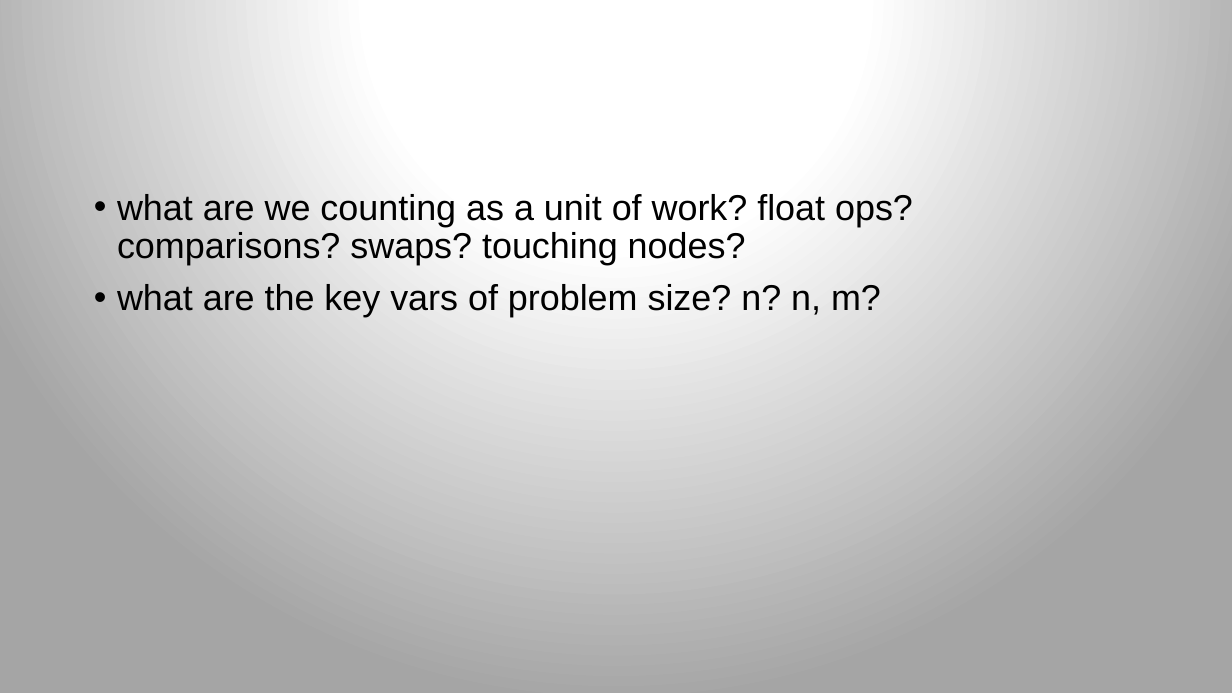
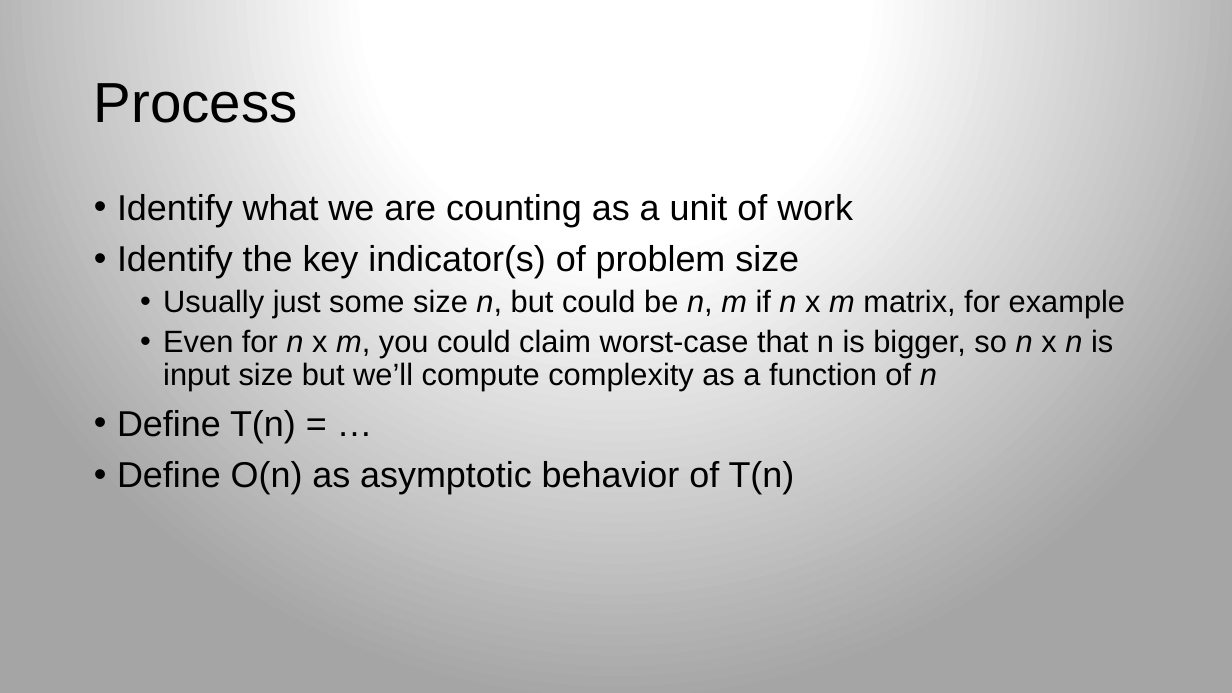
Before and after one commit to parrt/msds689, a slide deck: slide 11 of notes/complexity.pptx. Drawn at 1232x693 pixels with LibreOffice and Linux fonts; fonts in the diff are those of the drawing; background and template pictures are left out. Boxes give left, top, right and bottom in pixels: in the first picture for what was removed or moved away, otherwise in the second. Text is boxed around its words. In the diff, an @@ line names an element or a change of style, - is before the commit and + after.

```diff
--- a/notes/complexity.pptx
+++ b/notes/complexity.pptx
@@ title added at box(94, 83, 298, 123), 44 pt, text #000000 @@
+Process
@@ text at box(117, 194, 1125, 494): text changed; size 28 to 24 pt @@
-• what are we counting as a unit of work? float ops? comparisons? swaps? touching nodes?
-• what are the key vars of problem size? n? n, m?
+• Identify what we are counting as a unit of work
+• Identify the key indicator(s) of problem size
+  • Usually just some size n, but could be n, m if n x m matrix, for example
+  • Even for n x m, you could claim worst-case that n is bigger, so n x n is input size but we’ll compute complexity as a function of n
+• Define T(n) = …
+• Define O(n) as asymptotic behavior of T(n)
```
Also in this commit, not shown: 2 other slides changed, 9 slides added, 6 other files.
